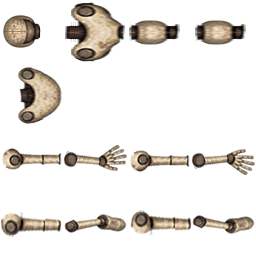
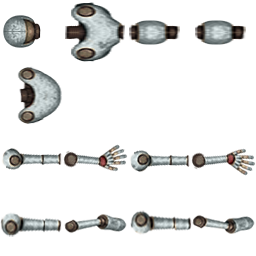
Revision of a layered 256×256 image; what changed, layer by layer:
added layer "Layer 10" (color) above "Group 1" over [1, 2, 255, 237]
added group "Group 1" with 13 layers above "Layer 2 copy" over [1, 2, 255, 237]
moved "Layer 2 copy 2" into group "Group 1" over [204, 149, 255, 175]
moved "Layer 2" into group "Group 1" over [77, 145, 127, 171]
moved "Layer 3 copy" into group "Group 1" over [130, 150, 187, 171]
moved "Layer 3" into group "Group 1" over [2, 148, 59, 170]
moved "Layer 4 copy" into group "Group 1" over [205, 216, 255, 234]
moved "Layer 4" into group "Group 1" over [75, 214, 126, 232]
moved "Layer 5 copy" into group "Group 1" over [131, 210, 190, 236]
moved "Layer 5" into group "Group 1" over [1, 212, 59, 237]
moved "Layer 6" into group "Group 1" over [3, 15, 34, 48]
moved "Layer 7" into group "Group 1" over [70, 2, 120, 62]
moved "Layer 8 copy" into group "Group 1" over [195, 20, 246, 45]
moved "Layer 8" into group "Group 1" over [129, 20, 180, 45]
moved "Layer 9" into group "Group 1" over [18, 67, 62, 124]
